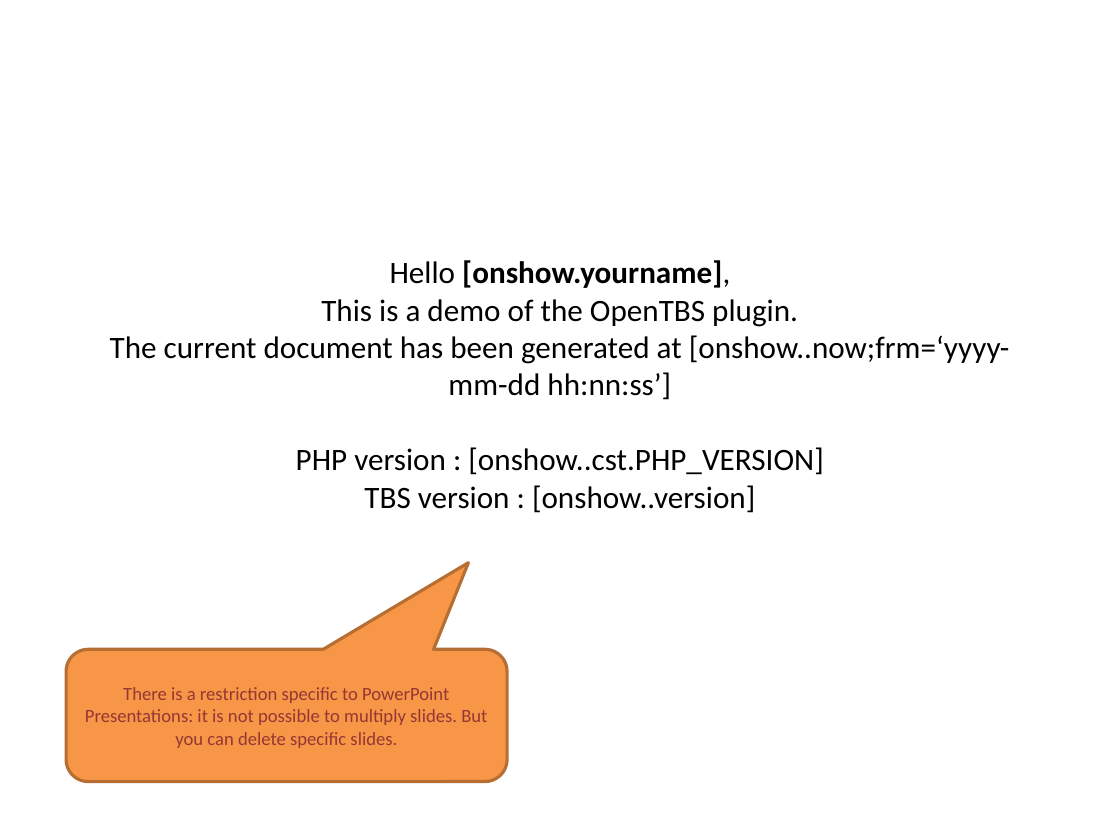
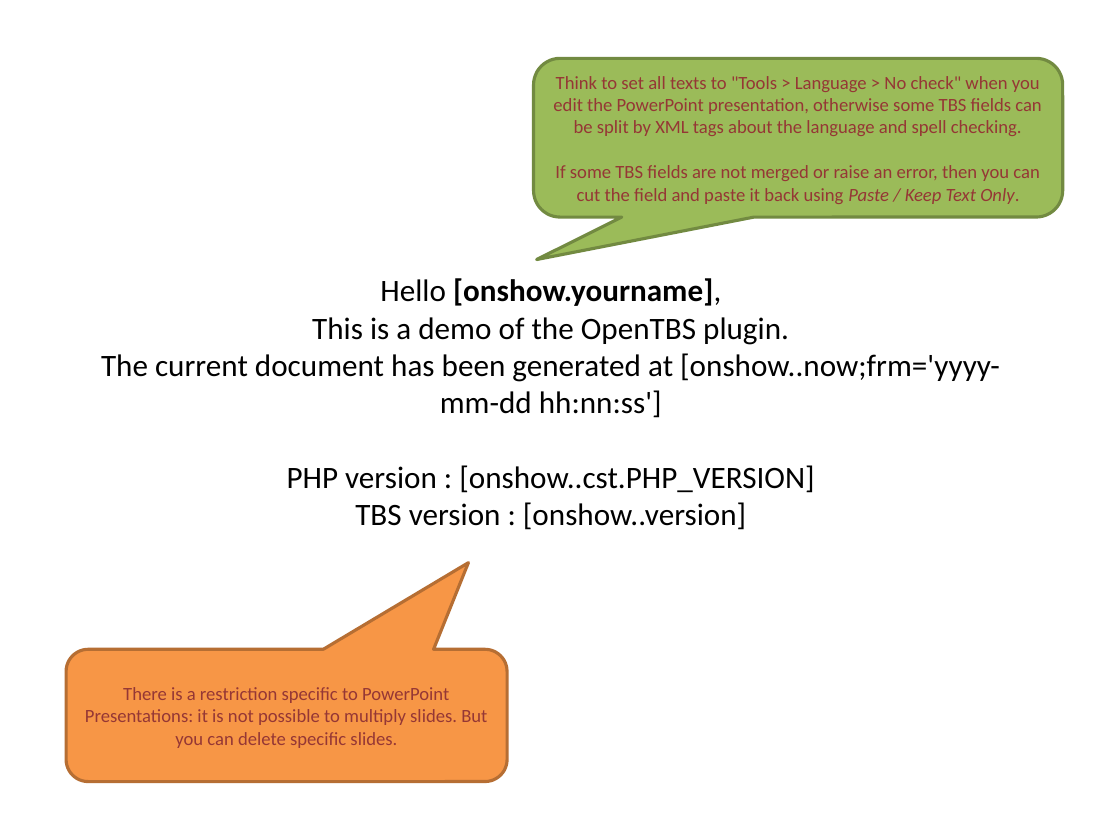
Before and after one commit to elmarculino/TinyButStrong, a slide deck: slide 1 of demo_opentbs/demo_ms_powerpoint.pptx. Drawn at 1120x840 pixels with LibreOffice and Linux fonts; fonts in the diff are those of the drawing. Boxes give left, top, right and bottom in pixels: in the first picture for what was removed or moved away, otherwise in the second. Text is boxed around its words. In the diff, an @@ line names an element or a change of style, - is before the commit and + after.

Commit message:
TinyButStrong 3.10.1 and OpenTBS 1.9.10

```diff
--- a/demo_opentbs/demo_ms_powerpoint.pptx
+++ b/demo_opentbs/demo_ms_powerpoint.pptx
@@ rounded speech box added at <box>533,58,1062,217</box>, fill #9BBB59, outline #738A42 2 pt, 12 pt, text #953735 @@
+Think to set all texts to "Tools > Language > No check" when you edit the PowerPoint presentation, otherwise some TBS fields can be split by XML tags about the language and spell checking.
+If some TBS fields are not merged or raise an error, then you can cut the field and paste it back using Paste / Keep Text Only.
@@ title at <box>101,278,1000,530</box>: text changed @@
-Hello [onshow.yourname],
-This is a demo of the OpenTBS plugin.
-The current document has been generated at [onshow..now;frm=‘yyyy-mm-dd hh:nn:ss’]
-PHP version : [onshow..cst.PHP_VERSION]
-TBS version : [onshow..version]
+Hello [onshow.yourname],
+This is a demo of the OpenTBS plugin.
+The current document has been generated at [onshow..now;frm='yyyy-mm-dd hh:nn:ss']
+PHP version : [onshow..cst.PHP_VERSION]
+TBS version : [onshow..version]
```
Also in this commit, not shown: 20 other files.
